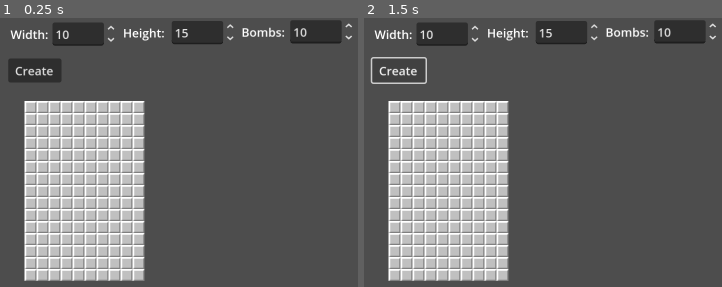
Above: before the commit, frames 1-2 (left to right).
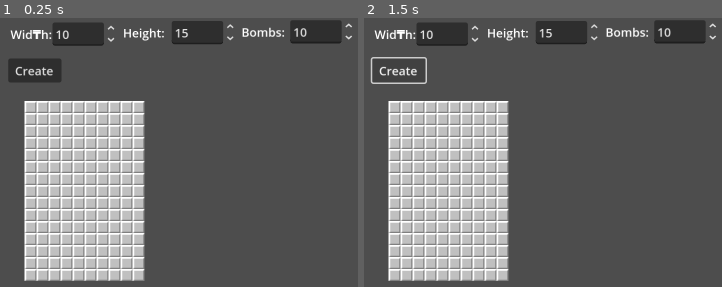
Above: after the commit, the same moments.

Repository: Minoxsta/Minesweeper-incremental
Game: Godot game, scene res://dev_room.tscn
The game is run twice, just before and just after one commit, with the same random seed, the same clock (stepped at 60 frames per second) and the same inputs.
Inputs:
- Up to frame 1 (0.25 s): no input
- Up to frame 2 (1.5 s): click "Create" at 0.5 s; click "Create" at 1.25 s

The runs differ from the first frame. In frame 1, 0.1% of the frame differs, in the area x 8-15%, y 4-8%; in frame 2, 0.1%.

Commit message:
Added 3BV calculation capability

Diff:
--- a/cell.gd
+++ b/cell.gd
@@ -33,6 +33,7 @@
 var flagged = false
 var bomb = false
 var bomb_neighbors = 0
+var counted_3bv = false
 
 var reveal = false
 var reveal_state := REVEAL_STATE.UNSET
--- a/dev_room.tscn
+++ b/dev_room.tscn
@@ -19,7 +19,7 @@
 offset_top = 10.0
 offset_right = 69.0
 offset_bottom = 33.0
-text = "Width:"
+text = "Wid₸h:"
 metadata/_edit_group_ = true
 
 [node name="input_width" type="SpinBox" parent="input_control/width_label"]
--- a/minesweeper_board.gd
+++ b/minesweeper_board.gd
@@ -90,7 +90,6 @@
 		for y in range(game_height):
 			var cell : Cell = cell_array[x][y]
 			$board_grid.set_cell(Vector2i(x,y), Cell.SOURCE, cell.get_atlas())
-
 
 
 func get_cell_at_vector(vec : Vector2i):
@@ -208,6 +207,8 @@
 			else:
 				open(cell)
 
+	var _3bv = calculate_3bv()
+
 	get_tree().paused = true
 	emit_signal("game_won")
 
@@ -233,3 +234,41 @@
 				neighbors.append(cell_array[x][y])
 
 	return neighbors
+
+
+func calculate_3bv() -> int:
+	var count_3bv = 0
+	for col in cell_array:
+		for cell : Cell in col:
+			if adds_to_3bv(cell):
+				count_3bv += 1
+
+	print(count_3bv)
+	return count_3bv
+
+func adds_to_3bv(cell : Cell) -> bool:
+	if cell.bomb or cell.counted_3bv:
+		return false
+
+	cell.counted_3bv = true
+
+	if cell.bomb_neighbors > 0:
+		if not has_0_neighbor(cell):
+			return true
+
+	var queue = get_neighbors(cell.coords)
+	while not queue.is_empty():
+		var q_cell : Cell = queue.pop_back()
+		if q_cell.counted_3bv:
+			continue
+		q_cell.counted_3bv = true
+		if q_cell.bomb_neighbors == 0 and not q_cell.bomb:
+			queue += get_neighbors(q_cell.coords)
+
+	return true
+
+func has_0_neighbor(cell : Cell):
+	for neighbor : Cell in get_neighbors(cell.coords):
+		if neighbor.bomb_neighbors == 0 and not neighbor.bomb:
+			return true
+	return false
